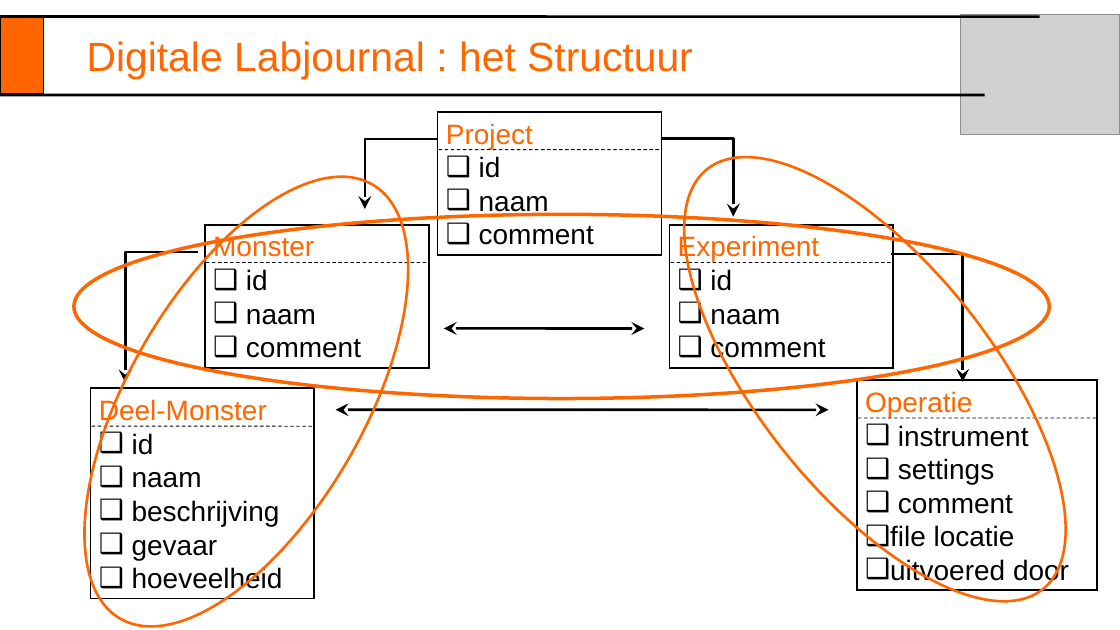
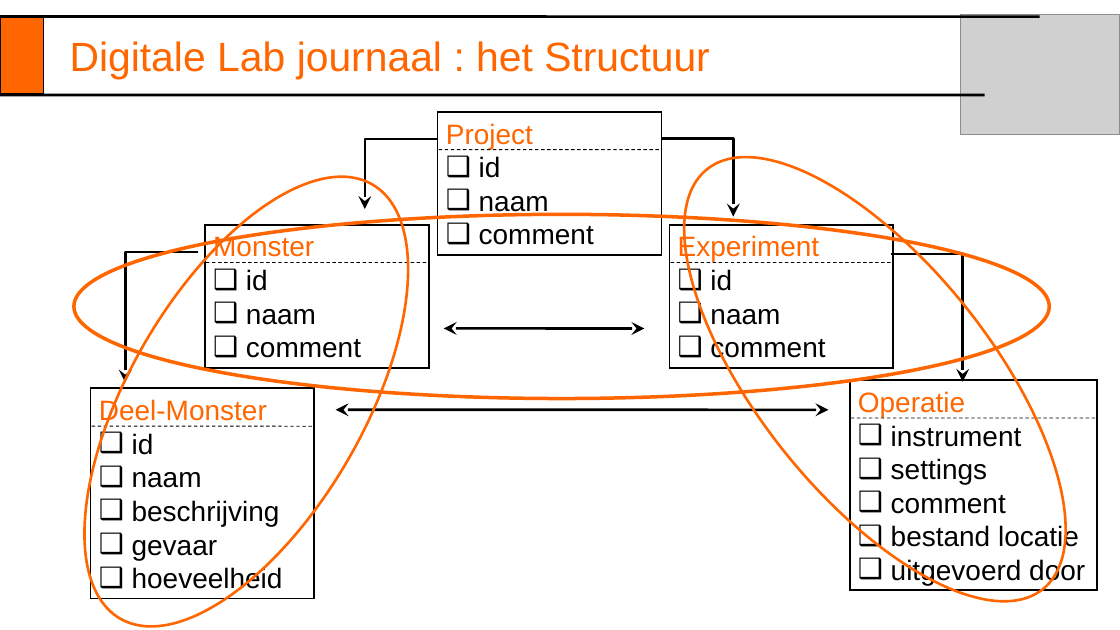
Before and after one commit to orsi1917/LabJournal, a slide deck: slide 3 of Labjournal4.ppt. Drawn at 1120x630 pixels with LibreOffice and Linux fonts; fonts in the diff are those of the drawing; grey boxes stand for pictures. Boxes give left, top, right and bottom in pixels: in the first picture for what was removed or moved away, otherwise in the second. Text is boxed around its words. In the diff, an @@ line names an element or a change of style, - is before the commit and + after.

```diff
--- a/Labjournal4.ppt
+++ b/Labjournal4.ppt
@@ text at [70, 41, 710, 80]: text changed @@
-Digitale Labjournal : het Structuur
+Digitale Lab journaal : het Structuur
@@ rectangle "Operatie": place and size @@
-rectangle "Operatie" at [856, 380, 1096, 590]
+rectangle "Operatie" at [850, 380, 1097, 590]
@@ line moved from (858, 418) - (1096, 418) to (850, 418) - (1096, 418) @@
@@ text in rectangle at [891, 525, 1085, 585]: text changed @@
-❑ file locatie
-❑ uitvoered door
+❑ bestand locatie
+❑ uitgevoerd door
```
Also in this commit, not shown: 5 other slides changed, 4 slides added, 4 slides removed.
